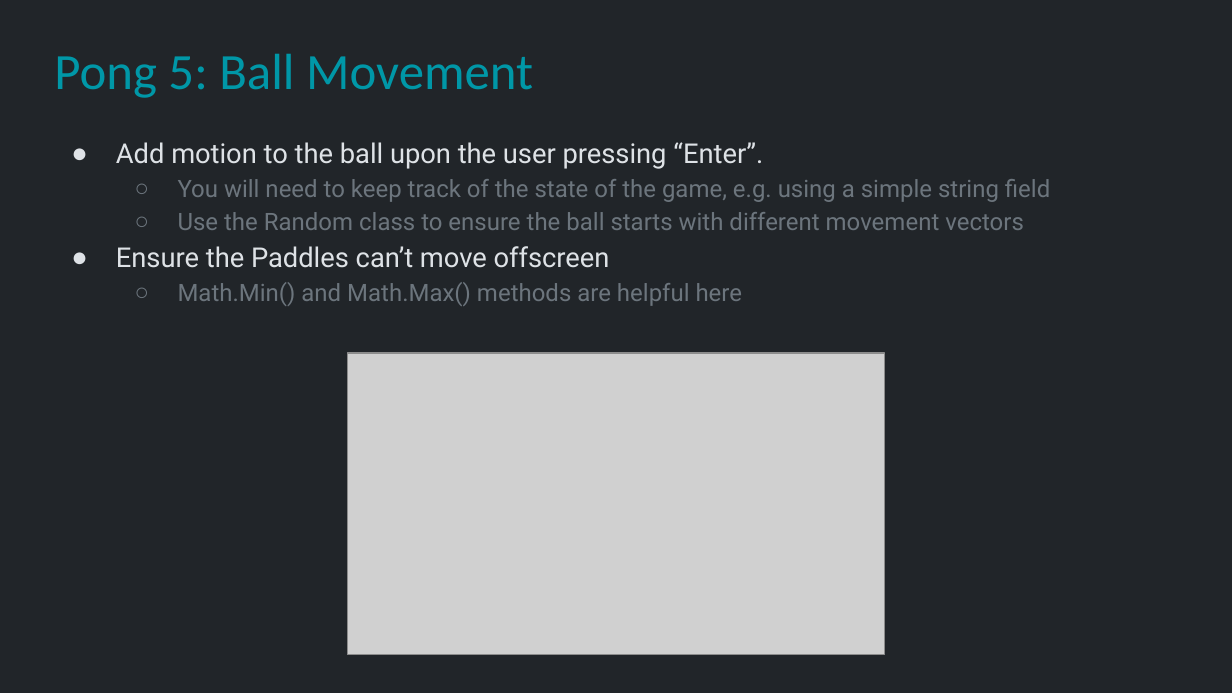
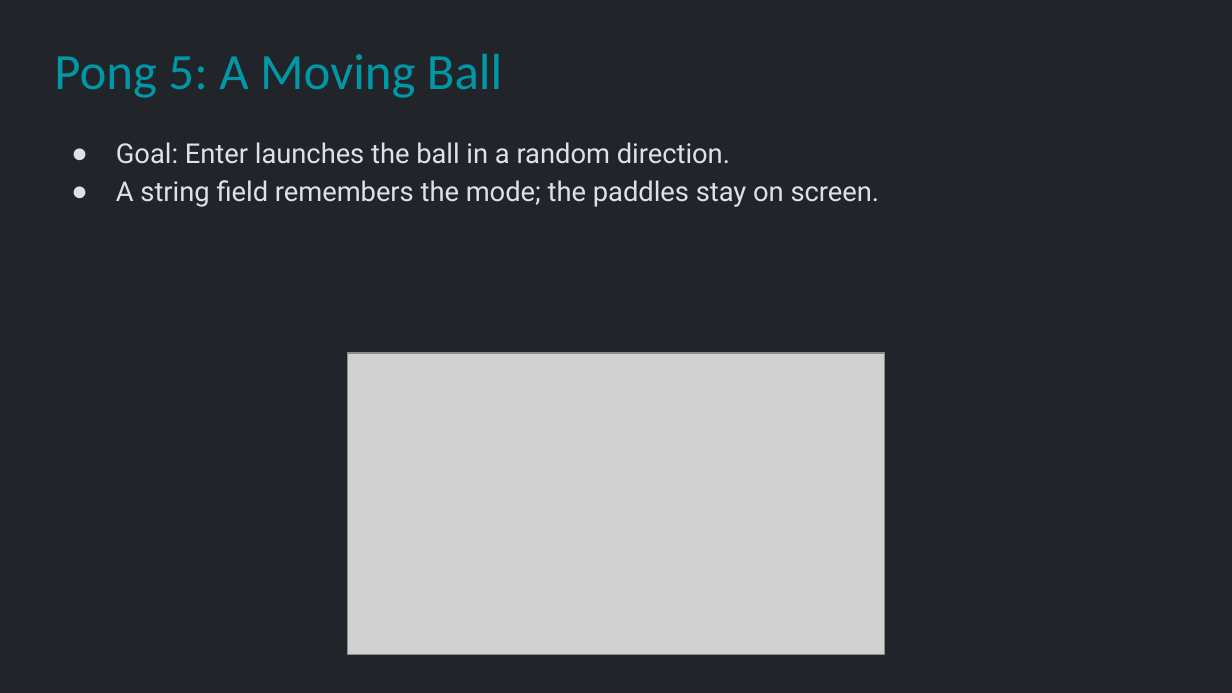
Before and after one commit to Metamate/gar, a slide deck: slide 34 of slides/01 Pong.pptx. Drawn at 1232x693 pixels with LibreOffice and Linux fonts; fonts in the diff are those of the drawing; grey boxes stand for pictures. Boxes give left, top, right and bottom in pixels: in the first picture for what was removed or moved away, otherwise in the second. Text is boxed around its words. In the diff, an @@ line names an element or a change of style, - is before the commit and + after.

```diff
--- a/slides/01 Pong.pptx
+++ b/slides/01 Pong.pptx
@@ title at (54, 54, 502, 98): text changed @@
-Pong 5: Ball Movement
+Pong 5: A Moving Ball
@@ text at (116, 142, 880, 207): text changed; size 14 to 16 pt; text colour #6C757D to #DEE2E6 @@
-● Add motion to the ball upon the user pressing “Enter”.
-  ○ You will need to keep track of the state of the game, e.g. using a simple string field
-  ○ Use the Random class to ensure the ball starts with different movement vectors
-● Ensure the Paddles can’t move offscreen
-  ○ Math.Min() and Math.Max() methods are helpful here
+● Goal: Enter launches the ball in a random direction.
+● A string field remembers the mode; the paddles stay on screen.
```
Also in this commit, not shown: 11 other slides changed, 3 other files.
